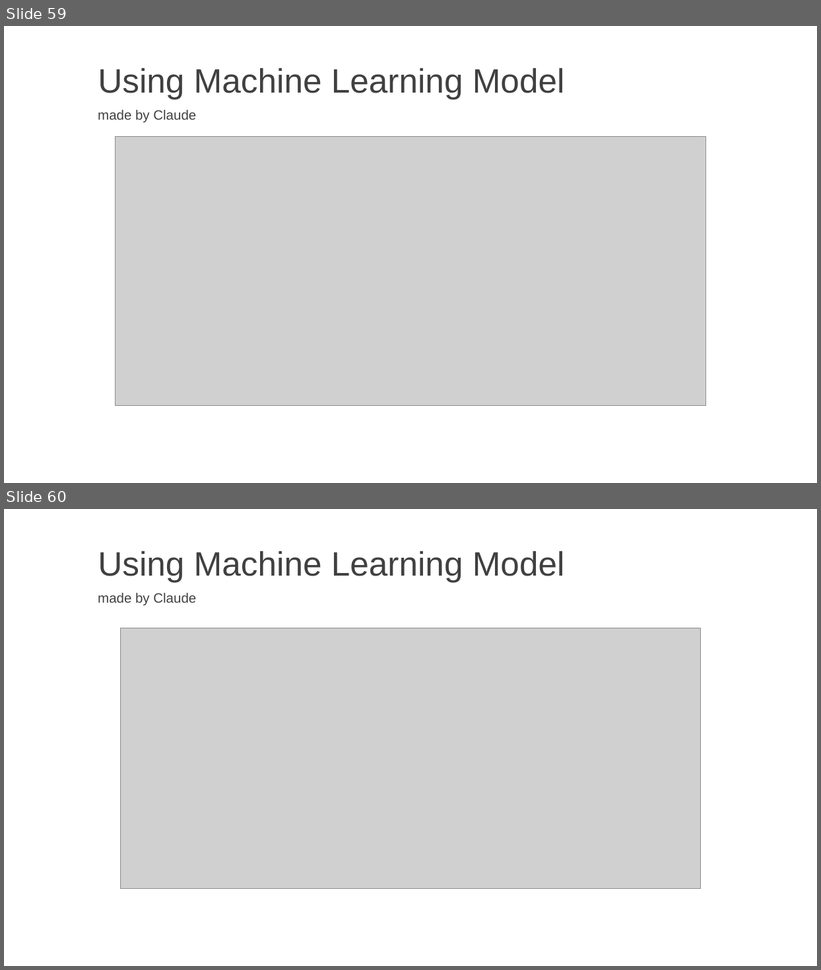
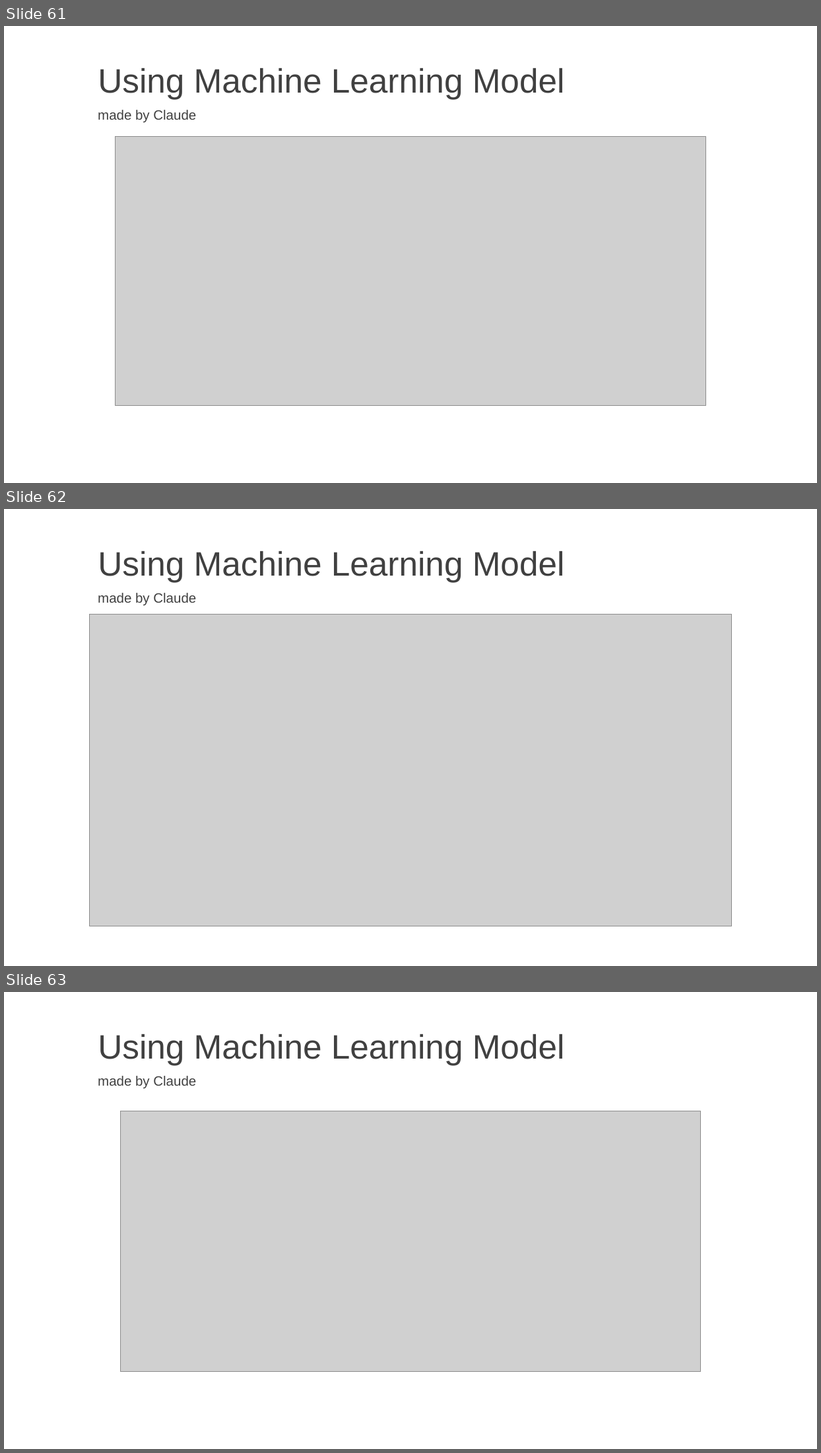
Before and after one commit to ZERRY-000/00-data-science-journey, a slide deck: data-science.pptx. Shown one above the other, each under a label of ours: slides 59 and 60 before the commit, slides 61, 62 and 63 after it. The pictures are 821x970 and 821x1453 pixels, drawn with LibreOffice and Linux fonts; fonts in the diff are those of the drawing; grey boxes stand for pictures. Boxes give left, top, right and bottom in pixels: in the first picture for what was removed or moved away, otherwise in the second. Text is boxed around its words. In the diff, an @@ line names an element or a change of style, - is before the commit and + after.

```diff
--- a/data-science.pptx
+++ b/data-science.pptx
@@ slide 62 added at [4,509,817,966], background #FFFFFF @@
@@ title added at [98,551,565,582], 40 pt, text #404040 @@
+Using Machine Learning Model
@@ text added at [98,593,196,606], 16 pt, text #404040 @@
+made by Claude
@@ picture added at [90,614,732,927] @@
@@ what was slide 59 is now slide 61 @@
@@ what was slide 60 is now slide 63 @@
```
Also in this commit, not shown: 3 other slides added, 3 other files.
